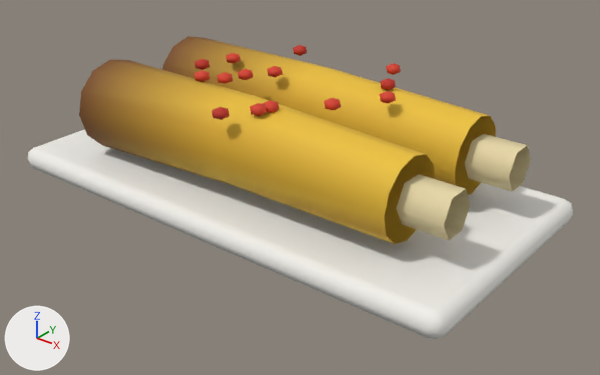
What one commit did to the glTF model game/assets/models/item_dish_grilled_corn.glb.
Before and after are seen from a 50 mm camera at (0.228, -0.272, 0.175) aimed at (0.013, -0.003, 0.008). Every picture has the same lights, and +X, +Y and +Z are marked at lower left. The older version comes first.

In view in the first picture: 'item_dish_grilled_corn_main'.
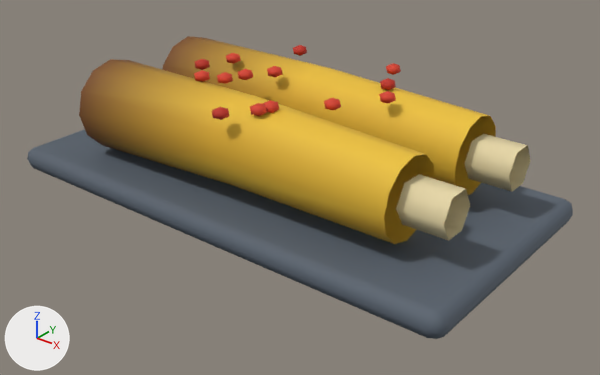
What differs and where, as boxes [x1, y1, x2, y2] in the pictures (600 x 375 px):
part 1 of me_item_dish_grilled_corn_main, recoloured (darker): [27, 129, 573, 339] in both

What changed in the scene script:
```text
Change me_item_dish_grilled_corn_main:
    where me_item_dish_grilled_corn_main.from_pydata(...)  # 320 vertices, 508 faces; spans x -0.12..0.12, y -0.06..0.06, z 0.0..0.059
    used by ob_item_dish_grilled_corn_main; location = (0.0, 0.0, 0.0)
    me_item_dish_grilled_corn_main part 1: 108 faces centred in x -0.12..0.12, y -0.06..0.06, z 0.0..0.012 are repainted in the vertex colours; the middle colour goes from white #f2f0ea to greyish blue #56606b
```
